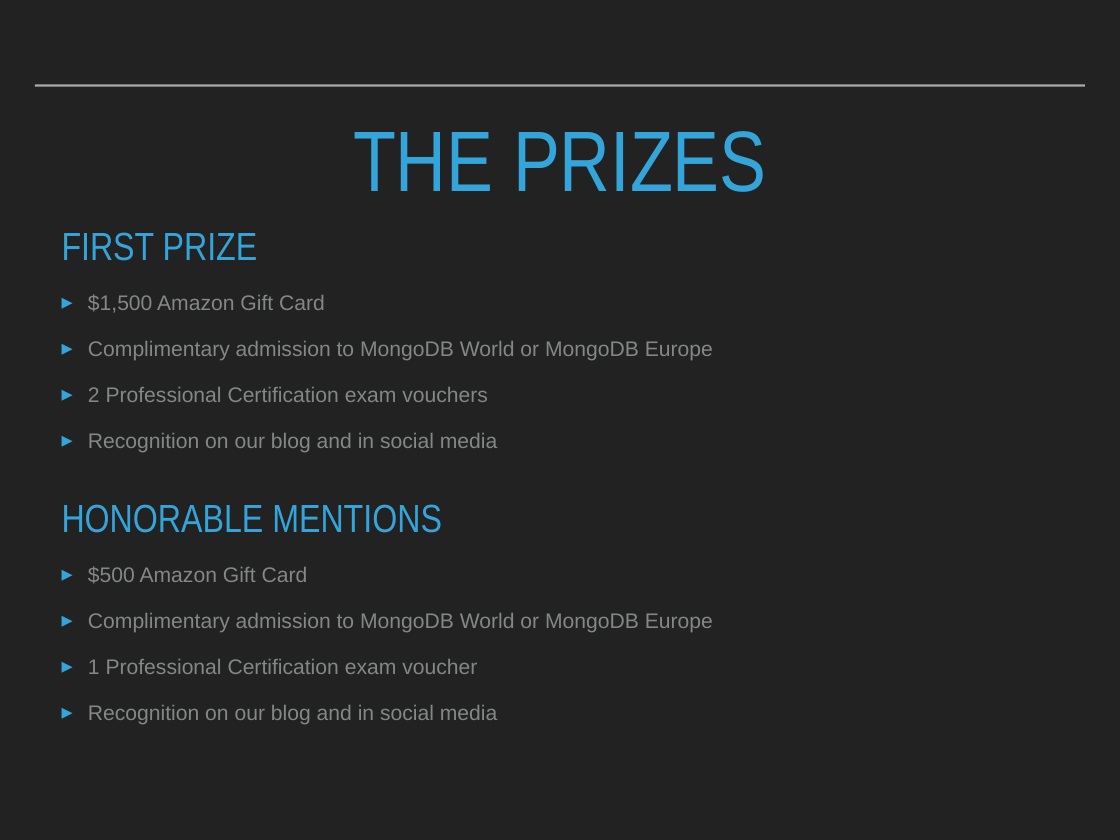
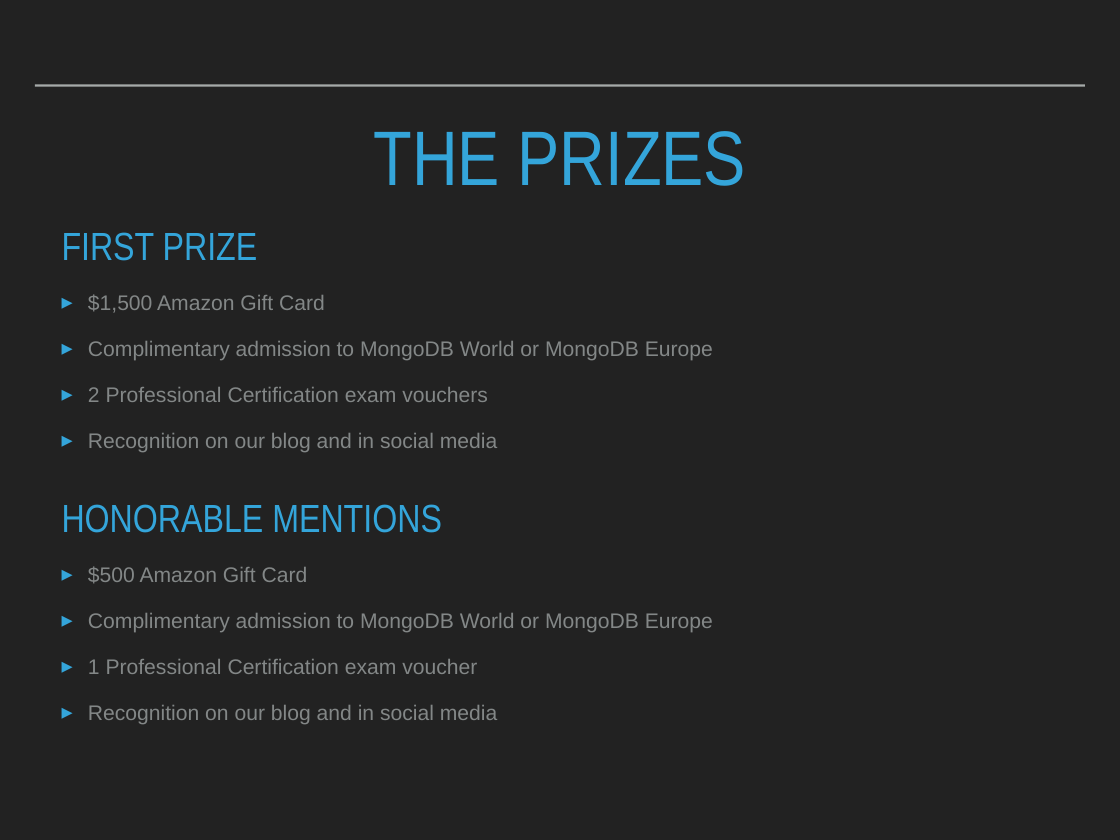
Before and after one commit to isabella232/community-24, a slide deck: slide 20 of MUG Download/MUG Download #7-1 - 3.4 Bug Hunt.pptx. Drawn at 1120x840 pixels with LibreOffice and Linux fonts; fonts in the diff are those of the drawing. Boxes give left, top, right and bottom in pixels: in the first picture for what was removed or moved away, otherwise in the second. Text is boxed around its words. In the diff, an @@ line names an element or a change of style, - is before the commit and + after.

```diff
--- a/MUG Download/MUG Download #7-1 - 3.4 Bug Hunt.pptx
+++ b/MUG Download/MUG Download #7-1 - 3.4 Bug Hunt.pptx
@@ title "THE PRIZES" at <box>374,131,746,186</box>: size 78.4 to 70.6 pt @@
```
Also in this commit, not shown: 6 other slides changed, 2 other files.
